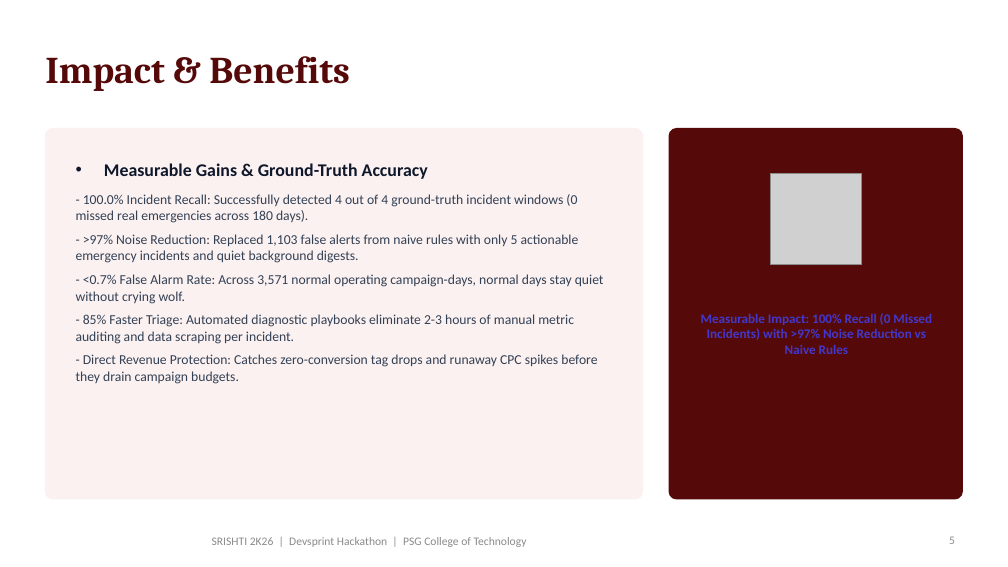
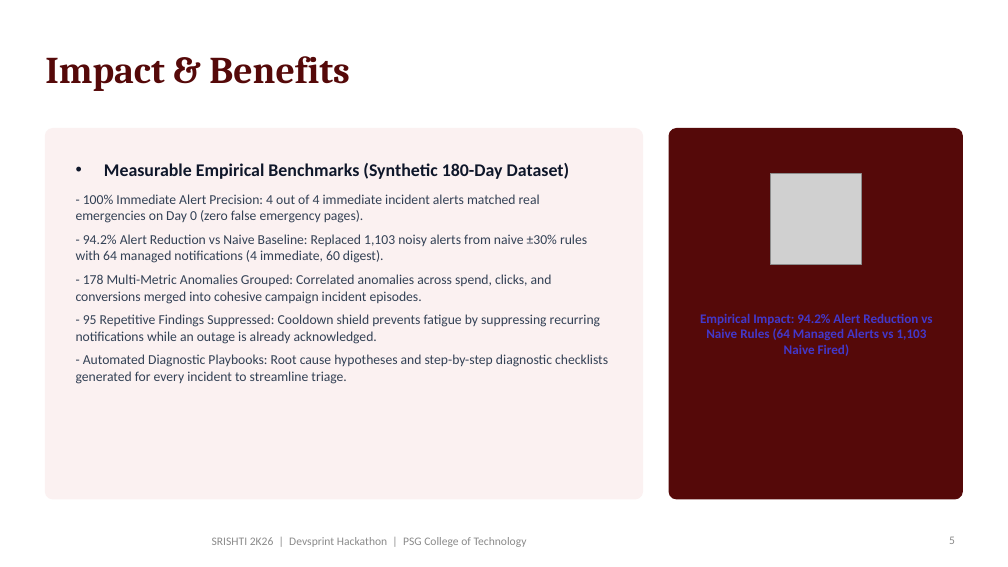
Before and after one commit to hackathon-2026-org/zerosec, a slide deck: slide 5 of ZeroSec_DevSprint_PS04_Presentation.pptx. Drawn at 1008x567 pixels with LibreOffice and Linux fonts; fonts in the diff are those of the drawing; grey boxes stand for pictures; background and template pictures are left out. Boxes give left, top, right and bottom in pixels: in the first picture for what was removed or moved away, otherwise in the second. Text is boxed around its words. In the diff, an @@ line names an element or a change of style, - is before the commit and + after.

Commit message:
fix: date timezone parsing, low-volume false critical alerts, and dashboard metric sync (96 passing tests)

```diff
--- a/ZeroSec_DevSprint_PS04_Presentation.pptx
+++ b/ZeroSec_DevSprint_PS04_Presentation.pptx
@@ text at [76,163,608,384]: text changed @@
-• Measurable Gains & Ground-Truth Accuracy
-- 100.0% Incident Recall: Successfully detected 4 out of 4 ground-truth incident windows (0 missed real emergencies across 180 days).
-- >97% Noise Reduction: Replaced 1,103 false alerts from naive rules with only 5 actionable emergency incidents and quiet background digests.
-- <0.7% False Alarm Rate: Across 3,571 normal operating campaign-days, normal days stay quiet without crying wolf.
-- 85% Faster Triage: Automated diagnostic playbooks eliminate 2-3 hours of manual metric auditing and data scraping per incident.
-- Direct Revenue Protection: Catches zero-conversion tag drops and runaway CPC spikes before they drain campaign budgets.
+• Measurable Empirical Benchmarks (Synthetic 180-Day Dataset)
+- 100% Immediate Alert Precision: 4 out of 4 immediate incident alerts matched real emergencies on Day 0 (zero false emergency pages).
+- 94.2% Alert Reduction vs Naive Baseline: Replaced 1,103 noisy alerts from naive ±30% rules with 64 managed notifications (4 immediate, 60 digest).
+- 178 Multi-Metric Anomalies Grouped: Correlated anomalies across spend, clicks, and conversions merged into cohesive campaign incident episodes.
+- 95 Repetitive Findings Suppressed: Cooldown shield prevents fatigue by suppressing recurring notifications while an outage is already acknowledged.
+- Automated Diagnostic Playbooks: Root cause hypotheses and step-by-step diagnostic checklists generated for every incident to streamline triage.
@@ text at [700,313,932,356]: text changed @@
-Measurable Impact: 100% Recall (0 Missed Incidents) with >97% Noise Reduction vs Naive Rules
+Empirical Impact: 94.2% Alert Reduction vs Naive Rules (64 Managed Alerts vs 1,103 Naive Fired)
```
Also in this commit, not shown: 3 other slides changed, 13 other files.
